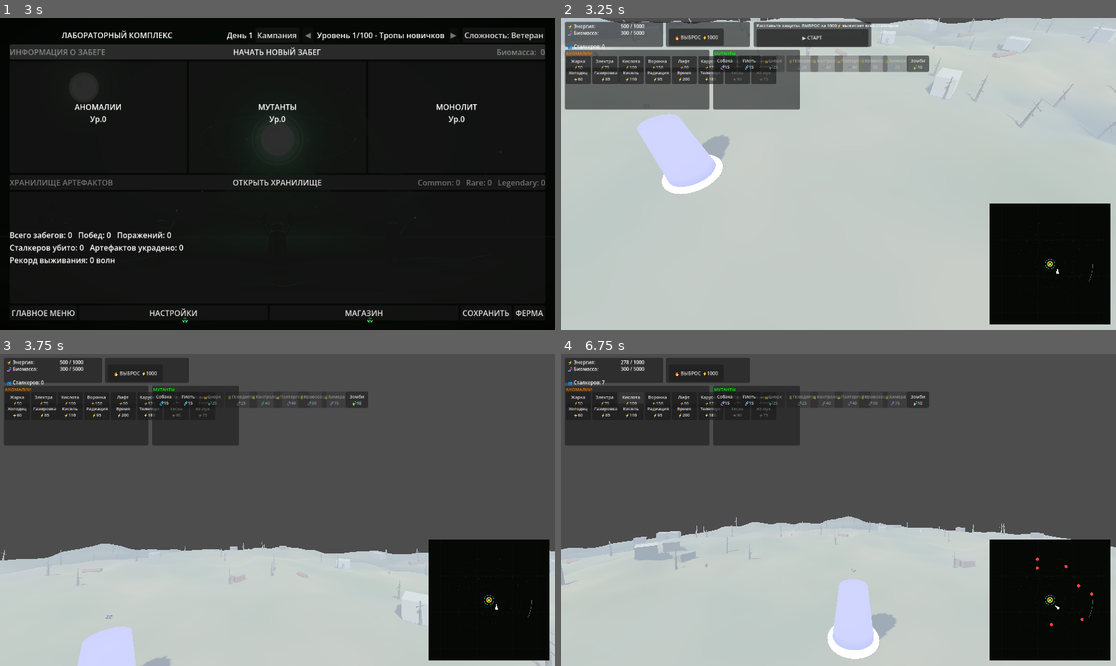
Above: before the commit, frames 1-4 (two rows, left to right).
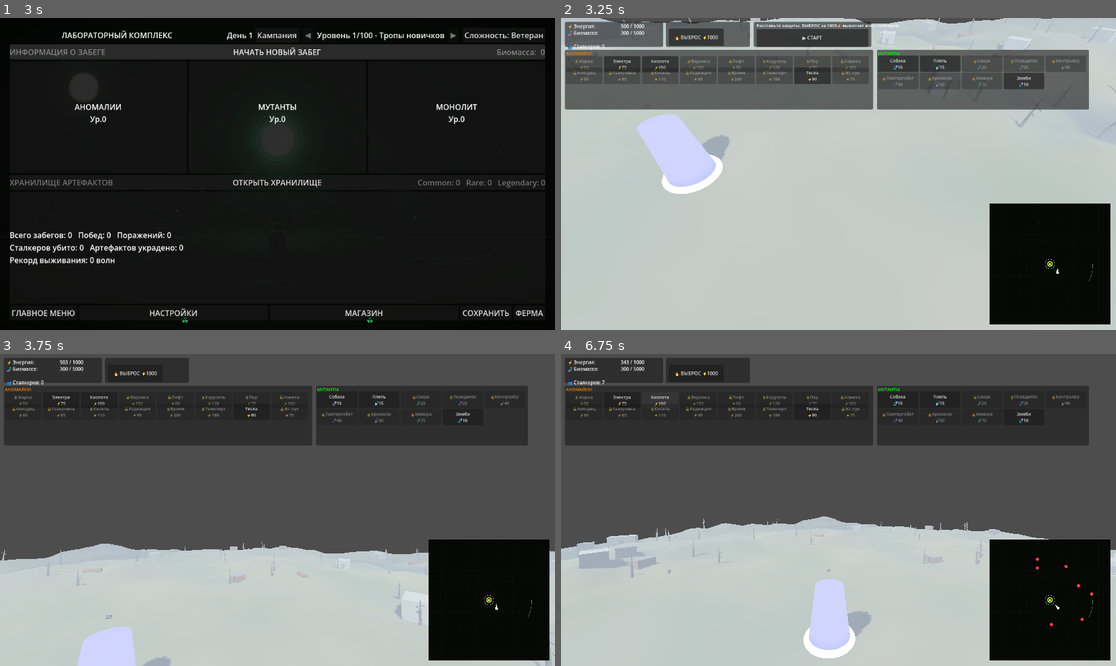
Above: after the commit, the same moments.

Repository: MisStiCc/StalkerRevert
Game: Godot game, scene res://scenes/ui/main_menu.tscn
The game is run twice, just before and just after one commit, with the same random seed, the same clock (stepped at 60 frames per second) and the same inputs.
Inputs (mouse positions are in pixels of both pictures, inside the frame that each line leads up to):
- Up to frame 1 (3 s): click "НОВАЯ ИГРА" at 0.5 s; click "ГЛАВНОЕ МЕНЮ" at 1.25 s; click "НОВАЯ ИГРА" at 2 s; click "НАЧАТЬ НОВЫЙ ЗАБЕГ" at 2.75 s
- Up to frame 2 (3.25 s): no input
- Up to frame 3 (3.75 s): click "▶ СТАРТ" at 3.5 s
- Up to frame 4 (6.75 s): click "🔥 ВЫБРОС ⚡1000" at 4.25 s; click (577, 400) at 5 s, where only the run before the commit has a clickable "Жарка ⚡50"; click "Электра ⚡75" at 5.75 s; click "Кислота ⚡100" at 6.5 s

Frame 1 is identical in both runs. In frame 2, 11% of the frame differs, in the area x 1-96%, y 10-30%; in frame 3, 9.5%; in frame 4, 14%, in the area x 0-100%, y 2-98%.

Commit message:
fix: HUD-панели аномалий/мутантов в 2 ряда без наложений; арты открывают свои аномалии (16 пар, гварды+замки, магазин); реген энергии 1->5/с; гача видима (нота в HUD + награды в итогах); ★ звёзды перенесены на ферму; языковая кнопка без наложения; 8 варнингов устранены

Diff:
--- a/core/game_manager.gd
+++ b/core/game_manager.gd
@@ -43,7 +43,7 @@
 	Signals.game_started.emit()
 
 
-func grant_mutant_reward(mutant_type: String, rarity: String) -> String:
+func grant_mutant_reward(mutant_type: String, _rarity: String) -> String:
 	"""Награда гачи: новый мутант в коллекцию, дубль - КОПИЯ на ферму.
 	Копию можно скормить на звезду этого же типа или как корм другому."""
 	if not current_save_data or not current_save_data.lab_data:
@@ -182,6 +182,10 @@
 		return false
 	lab.biomass -= price
 	lab.pending_artifacts.append(artifact_type)
+	# Купленный арт получен - соответствующая аномалия открывается
+	if not lab.won_artifacts.has(artifact_type):
+		lab.won_artifacts.append(artifact_type)
+		print("КОЛЛЕКЦИЯ: открыт артефакт из магазина - аномалия доступна: " + artifact_type)
 	save_game(0)
 	return true
 
--- a/core/localization.gd
+++ b/core/localization.gd
@@ -112,6 +112,13 @@
 	"hud.emission_active": {"ru": "⚠️ ВЫБРОС! ⚠️", "en": "⚠️ EMISSION! ⚠️"},
 	"hud.break_countdown": {"ru": "⏳ Волна {cur}/{max} через {sec}с", "en": "⏳ Wave {cur}/{max} in {sec}s"},
 	"hud.wave_announce": {"ru": "🌊 ВОЛНА {cur}/{max}", "en": "🌊 WAVE {cur}/{max}"},
+	"hud.anomaly_locked": {"ru": "Аномалия закрыта - нужен артефакт: {artifact}", "en": "Anomaly locked - artifact needed: {artifact}"},
+	"hud.anomaly_locked_tip": {"ru": "Получи артефакт: {artifact}", "en": "Obtain the artifact: {artifact}"},
+	"hud.reward_note": {"ru": "🎁 НАГРАДА: {text}", "en": "🎁 REWARD: {text}"},
+	"reward.gacha_mutant": {"ru": "Мутант: {name}", "en": "Mutant: {name}"},
+	"reward.gacha_artifact": {"ru": "Артефакт: {name}", "en": "Artifact: {name}"},
+	"result.artifacts": {"ru": "Собрано артефактов:", "en": "Artifacts collected:"},
+	"result.gacha_header": {"ru": "НАГРАДЫ ЗАБЕГА:", "en": "RUN REWARDS:"},
 	"hud.event_incoming": {"ru": "⚠ СОБЫТИЕ: {title}", "en": "⚠ EVENT: {title}"},
 	"hud.event_desc": {"ru": "{desc} - враг сильнее, награда щедрее!", "en": "{desc} - tougher enemies, richer rewards!"},
 
--- a/data/gacha_data.gd
+++ b/data/gacha_data.gd
@@ -13,7 +13,33 @@
 # На старте доступны только слабейшие; кампания открывает остальных на 1 звезду.
 # Химера вне таблицы - джекпот гачи с гарантией на уровне 50.
 const DEFAULT_UNLOCKED_MUTANTS := ["zombie", "dog_mutant", "flesh"]
-const DEFAULT_UNLOCKED_ARTIFACTS := ["common_artifact", "battery_artifact", "glowstick_artifact"]
+# Дефолтные арты открывают стартовые аномалии: Электра, Кислота, Тесла
+const DEFAULT_UNLOCKED_ARTIFACTS := ["spark_artifact", "slime_artifact", "battery_artifact"]
+
+# КАЖДЫЙ АРТ СООТВЕТСТВУЕТ СВОЕЙ АНОМАЛИИ: пока арт не получен (гача/веха/
+# магазин), аномалию в бою применить нельзя. Убитая аномалия роняет свой арт.
+const ANOMALY_ARTIFACT_MAP := {
+	"heat_anomaly": "fireball_artifact",
+	"electric_anomaly": "spark_artifact",
+	"acid_anomaly": "slime_artifact",
+	"gravity_vortex": "graviton_artifact",
+	"gravity_lift": "jumper_artifact",
+	"gravity_whirlwind": "hourglass_artifact",
+	"thermal_steam": "gas_bottle_artifact",
+	"thermal_comet": "storm_artifact",
+	"chemical_jelly": "flesh_artifact",
+	"chemical_gas": "void_artifact",
+	"chemical_acid_cloud": "uranium_artifact",
+	"radiation_hotspot": "glowstick_artifact",
+	"time_dilation": "clock_artifact",
+	"teleport": "energy_artifact",
+	"electric_tesla": "battery_artifact",
+	"bio_burning_fluff": "heart_artifact",
+}
+
+
+static func get_artifact_for_anomaly(anomaly_type: String) -> String:
+	return ANOMALY_ARTIFACT_MAP.get(anomaly_type, "")
 
 # Уровень кампании -> что открывается (мутанты по силе, арты по редкости)
 const UNLOCK_TABLE := {
--- a/data/zone_events.gd
+++ b/data/zone_events.gd
@@ -50,7 +50,9 @@
 static func get_event(wave: int) -> Dictionary:
 	if not is_event_wave(wave):
 		return {}
+	@warning_ignore("integer_division")
 	var cycle: int = (wave / EVENT_WAVE_STEP - 1) / EVENTS.size()
+	@warning_ignore("integer_division")
 	var tier: int = (wave / EVENT_WAVE_STEP - 1) % EVENTS.size()
 	var event: Dictionary = EVENTS[tier].duplicate()
 	# Каждый пройденный цикл событий (25 волн) усиливает врага и награду
--- a/managers/resource_manager.gd
+++ b/managers/resource_manager.gd
@@ -22,7 +22,7 @@
         current_biomass = min(current_biomass, max_biomass)
         biomass_changed.emit(current_biomass, max_biomass)
 
-@export var energy_regen_rate: float = 1.0
+@export var energy_regen_rate: float = 5.0
 @export var critical_threshold: float = 0.4
 
 # Текущие значения
--- a/scenes/lab/lab.tscn
+++ b/scenes/lab/lab.tscn
@@ -270,7 +270,7 @@
 offset_left = -200.0
 offset_top = -150.0
 offset_right = 200.0
-offset_bottom = 150.0
+offset_bottom = 195.0
 grow_horizontal = 2
 grow_vertical = 2
 
--- a/scenes/ui/main_menu.tscn
+++ b/scenes/ui/main_menu.tscn
@@ -145,9 +145,9 @@
 anchor_right = 0.5
 anchor_bottom = 0.5
 offset_left = -200.0
-offset_top = -150.0
-offset_right = 200.0
-offset_bottom = 150.0
+offset_top = -172.0
+offset_right = 200.0
+offset_bottom = 195.0
 grow_horizontal = 2
 grow_vertical = 2
 
--- a/ui/hud/hud.gd
+++ b/ui/hud/hud.gd
@@ -58,6 +58,7 @@
 var emission_timer: float = 0.0
 var is_emission_active: bool = false
 var _mutant_buttons: Dictionary = {}
+var _anomaly_buttons: Dictionary = {}
 
 
 func _ready():
@@ -138,10 +139,12 @@
 		chimera_button: ["chimera", "mu.chimera"], zombie_button: ["zombie", "mu.zombie"],
 	}
 	_mutant_buttons = {}
+	_anomaly_buttons = {}
 	for btn in anomalies:
 		var cost: int = int(am.get_anomaly_cost(anomalies[btn][0])) if am else 0
 		btn.text = Loc.t(anomalies[btn][1]) + "
 ⚡" + str(cost)
+		_anomaly_buttons[btn] = anomalies[btn][0]
 	for btn in mutants:
 		var cost: int = int(sm.get_mutant_cost(mutants[btn][0])) if sm else 0
 		btn.text = Loc.t(mutants[btn][1]) + "
@@ -151,8 +154,18 @@
 
 
 func refresh_mutant_unlocks():
-	"""Гейтинг коллекции: неразблокированный мутант в бою не применить"""
+	"""Гейтинг коллекции: без разблокировки мутант/аномалия в бой не применить"""
 	var gm = get_tree().get_first_node_in_group("game_manager")
+	for btn in _anomaly_buttons:
+		var anomaly_type: String = _anomaly_buttons[btn]
+		var artifact_key: String = GachaData.get_artifact_for_anomaly(anomaly_type)
+		var art_unlocked: bool = artifact_key.is_empty() or (gm.is_artifact_unlocked(artifact_key) if gm else true)
+		btn.disabled = not art_unlocked
+		btn.tooltip_text = (Loc.t("hud.anomaly_locked_tip", {"artifact": Loc.type_name(artifact_key)})) if not art_unlocked else ""
+		if not art_unlocked and not btn.text.begins_with("🔒"):
+			btn.text = "🔒" + btn.text
+		if art_unlocked and btn.text.begins_with("🔒"):
+			btn.text = btn.text.trim_prefix("🔒")
 	for btn in _mutant_buttons:
 		var type: String = _mutant_buttons[btn]
 		var unlocked: bool = gm.is_mutant_unlocked(type) if gm else true
@@ -465,3 +478,13 @@
 		return
 	emission_label.text = ""
 	emission_label.modulate = Color.WHITE
+
+
+## Золотая нота награды (гача/вехи/события) в панели выброса
+func show_reward_note(text: String):
+	emission_label.text = Loc.t("hud.reward_note", {"text": text})
+	emission_label.modulate = Color(1.0, 0.85, 0.2)
+	if _note_timer and _note_timer.timeout.is_connected(_on_note_expired):
+		_note_timer.timeout.disconnect(_on_note_expired)
+	_note_timer = get_tree().create_timer(3.0)
+	_note_timer.timeout.connect(_on_note_expired)
--- a/ui/hud/hud.tscn
+++ b/ui/hud/hud.tscn
@@ -89,7 +89,7 @@
 [node name="AnomalyPanel" type="Panel" parent="."]
 offset_left = 8.0
 offset_top = 66.0
-offset_right = 308.0
+offset_right = 648.0
 offset_bottom = 190.0
 color = Color(0.1, 0.1, 0.1, 0.8)
 
@@ -106,63 +106,63 @@
 [node name="FireButton" type="Button" parent="AnomalyPanel"]
 offset_left = 2.0
 offset_top = 13.0
-offset_right = 54.0
+offset_right = 78.0
 offset_bottom = 34.0
 theme_override_font_sizes/font_size = 9
 text = "Жарка"
 
 [node name="ElectricButton" type="Button" parent="AnomalyPanel"]
-offset_left = 57.0
-offset_top = 13.0
-offset_right = 109.0
+offset_left = 81.0
+offset_top = 13.0
+offset_right = 157.0
 offset_bottom = 34.0
 theme_override_font_sizes/font_size = 9
 text = "Электра"
 
 [node name="AcidButton" type="Button" parent="AnomalyPanel"]
-offset_left = 112.0
-offset_top = 13.0
-offset_right = 164.0
+offset_left = 160.0
+offset_top = 13.0
+offset_right = 236.0
 offset_bottom = 34.0
 theme_override_font_sizes/font_size = 9
 text = "Кислота"
 
 [node name="VortexButton" type="Button" parent="AnomalyPanel"]
-offset_left = 167.0
-offset_top = 13.0
-offset_right = 219.0
+offset_left = 239.0
+offset_top = 13.0
+offset_right = 315.0
 offset_bottom = 34.0
 theme_override_font_sizes/font_size = 9
 text = "Воронка"
 
 [node name="LiftButton" type="Button" parent="AnomalyPanel"]
-offset_left = 222.0
-offset_top = 13.0
-offset_right = 274.0
+offset_left = 318.0
+offset_top = 13.0
+offset_right = 394.0
 offset_bottom = 34.0
 theme_override_font_sizes/font_size = 9
 text = "Лифт"
 
 [node name="WhirlwindButton" type="Button" parent="AnomalyPanel"]
-offset_left = 277.0
-offset_top = 13.0
-offset_right = 329.0
+offset_left = 397.0
+offset_top = 13.0
+offset_right = 473.0
 offset_bottom = 34.0
 theme_override_font_sizes/font_size = 9
 text = "Карусель"
 
 [node name="SteamButton" type="Button" parent="AnomalyPanel"]
-offset_left = 332.0
-offset_top = 13.0
-offset_right = 384.0
+offset_left = 476.0
+offset_top = 13.0
+offset_right = 552.0
 offset_bottom = 34.0
 theme_override_font_sizes/font_size = 9
 text = "Пар"
 
 [node name="CometButton" type="Button" parent="AnomalyPanel"]
-offset_left = 387.0
-offset_top = 13.0
-offset_right = 439.0
+offset_left = 555.0
+offset_top = 13.0
+offset_right = 631.0
 offset_bottom = 34.0
 theme_override_font_sizes/font_size = 9
 text = "Комета"
@@ -170,71 +170,71 @@
 [node name="JellyButton" type="Button" parent="AnomalyPanel"]
 offset_left = 2.0
 offset_top = 37.0
-offset_right = 54.0
+offset_right = 78.0
 offset_bottom = 58.0
 theme_override_font_sizes/font_size = 9
 text = "Холодец"
 
 [node name="GasButton" type="Button" parent="AnomalyPanel"]
-offset_left = 57.0
-offset_top = 37.0
-offset_right = 109.0
+offset_left = 81.0
+offset_top = 37.0
+offset_right = 157.0
 offset_bottom = 58.0
 theme_override_font_sizes/font_size = 9
 text = "Газировка"
 
 [node name="AcidCloudButton" type="Button" parent="AnomalyPanel"]
-offset_left = 112.0
-offset_top = 37.0
-offset_right = 164.0
+offset_left = 160.0
+offset_top = 37.0
+offset_right = 236.0
 offset_bottom = 58.0
 theme_override_font_sizes/font_size = 9
 text = "Кисель"
 
 [node name="RadiationButton" type="Button" parent="AnomalyPanel"]
-offset_left = 167.0
-offset_top = 37.0
-offset_right = 219.0
+offset_left = 239.0
+offset_top = 37.0
+offset_right = 315.0
 offset_bottom = 58.0
 theme_override_font_sizes/font_size = 9
 text = "Радиация"
 
 [node name="TimeButton" type="Button" parent="AnomalyPanel"]
-offset_left = 222.0
-offset_top = 37.0
-offset_right = 274.0
+offset_left = 318.0
+offset_top = 37.0
+offset_right = 394.0
 offset_bottom = 58.0
 theme_override_font_sizes/font_size = 9
 text = "Время"
 
 [node name="TeleportButton" type="Button" parent="AnomalyPanel"]
-offset_left = 277.0
-offset_top = 37.0
-offset_right = 329.0
+offset_left = 397.0
+offset_top = 37.0
+offset_right = 473.0
 offset_bottom = 58.0
 theme_override_font_sizes/font_size = 9
 text = "Телепорт"
 
 [node name="TeslaButton" type="Button" parent="AnomalyPanel"]
-offset_left = 332.0
-offset_top = 37.0
-offset_right = 384.0
+offset_left = 476.0
+offset_top = 37.0
+offset_right = 552.0
 offset_bottom = 58.0
 theme_override_font_sizes/font_size = 9
 text = "Тесла"
 
 [node name="FluffButton" type="Button" parent="AnomalyPanel"]
-offset_left = 387.0
-offset_top = 37.0
-offset_right = 439.0
+offset_left = 555.0
+offset_top = 37.0
+offset_right = 631.0
 offset_bottom = 58.0
 theme_override_font_sizes/font_size = 9
 text = "Жг.пух"
 
 [node name="MutantPanel" type="Panel" parent="."]
-offset_left = 316.0
+offset_left = 656.0
 offset_top = 66.0
-offset_right = 496.0
+offset_right = 1096.0
 offset_bottom = 190.0
 color = Color(0.1, 0.1, 0.1, 0.8)
 
@@ -251,72 +251,72 @@
 [node name="DogButton" type="Button" parent="MutantPanel"]
 offset_left = 2.0
 offset_top = 12.0
-offset_right = 48.0
+offset_right = 86.0
 offset_bottom = 44.0
 theme_override_font_sizes/font_size = 9
 text = "Собака"
 
 [node name="FleshButton" type="Button" parent="MutantPanel"]
-offset_left = 52.0
-offset_top = 12.0
-offset_right = 98.0
+offset_left = 89.0
+offset_top = 12.0
+offset_right = 173.0
 offset_bottom = 44.0
 theme_override_font_sizes/font_size = 9
 text = "Плоть"
 
 [node name="SnorkButton" type="Button" parent="MutantPanel"]
-offset_left = 102.0
-offset_top = 12.0
-offset_right = 148.0
+offset_left = 176.0
+offset_top = 12.0
+offset_right = 260.0
 offset_bottom = 44.0
 theme_override_font_sizes/font_size = 9
 text = "Снорк"
 
 [node name="PseudodogButton" type="Button" parent="MutantPanel"]
-offset_left = 152.0
-offset_top = 12.0
-offset_right = 198.0
+offset_left = 263.0
+offset_top = 12.0
+offset_right = 347.0
 offset_bottom = 44.0
 theme_override_font_sizes/font_size = 9
 text = "Псевдо"
 
 [node name="ControllerButton" type="Button" parent="MutantPanel"]
-offset_left = 202.0
-offset_top = 12.0
-offset_right = 248.0
+offset_left = 350.0
+offset_top = 12.0
+offset_right = 434.0
 offset_bottom = 44.0
 theme_override_font_sizes/font_size = 9
 text = "Контрол"
 
 [node name="PoltergeistButton" type="Button" parent="MutantPanel"]
-offset_left = 252.0
-offset_top = 12.0
-offset_right = 298.0
-offset_bottom = 44.0
+offset_left = 2.0
+offset_top = 48.0
+offset_right = 86.0
+offset_bottom = 80.0
 theme_override_font_sizes/font_size = 9
 text = "Полтер"
 
 [node name="BloodsuckerButton" type="Button" parent="MutantPanel"]
-offset_left = 302.0
-offset_top = 12.0
-offset_right = 348.0
-offset_bottom = 44.0
+offset_left = 89.0
+offset_top = 48.0
+offset_right = 173.0
+offset_bottom = 80.0
 theme_override_font_sizes/font_size = 9
 text = "Кровосос"
 
 [node name="ChimeraButton" type="Button" parent="MutantPanel"]
-offset_left = 352.0
-offset_top = 12.0
-offset_right = 398.0
-offset_bottom = 44.0
+offset_left = 176.0
+offset_top = 48.0
+offset_right = 260.0
+offset_bottom = 80.0
 theme_override_font_sizes/font_size = 9
 text = "Химера"
 
 [node name="ZombieButton" type="Button" parent="MutantPanel"]
-offset_left = 402.0
-offset_top = 12.0
-offset_right = 448.0
-offset_bottom = 44.0
+offset_left = 263.0
+offset_top = 48.0
+offset_right = 347.0
+offset_bottom = 80.0
 theme_override_font_sizes/font_size = 9
 text = "Зомби"
 
--- a/ui/lab/lab_controller.gd
+++ b/ui/lab/lab_controller.gd
@@ -557,17 +557,6 @@
 
 func _build_star_ui():
 	"""Кнопка ★ в магазине + панель прокачки звёзд (строится кодом)"""
-	var shop_inner: Panel = shop_panel.get_node_or_null("Panel")
-	if shop_inner:
-		var open_btn := Button.new()
-		open_btn.name = "StarOpenButton"
-		open_btn.text = Loc.t("shop.stars")
-		open_btn.position = Vector2(390, 8)
-		open_btn.size = Vector2(150, 30)
-		open_btn.pressed.connect(_on_stars_pressed)
-		open_btn.mouse_entered.connect(_play_hover_sound)
-		shop_inner.add_child(open_btn)
-
 	star_panel = Control.new()
 	star_panel.name = "StarPanel"
 	star_panel.set_anchors_preset(Control.PRESET_FULL_RECT)
@@ -593,14 +582,12 @@
 
 	var title := Label.new()
 	title.text = Loc.t("stars.title")
-	title.set_anchors_preset(Control.PRESET_TOP_WIDE)
 	title.position = Vector2(0, 10)
 	title.size = Vector2(560, 25)
 	title.horizontal_alignment = HORIZONTAL_ALIGNMENT_CENTER
 	panel.add_child(title)
 
 	star_biomass_label = Label.new()
-	star_biomass_label.set_anchors_preset(Control.PRESET_TOP_WIDE)
 	star_biomass_label.position = Vector2(0, 36)
 	star_biomass_label.size = Vector2(560, 20)
 	star_biomass_label.horizontal_alignment = HORIZONTAL_ALIGNMENT_CENTER
@@ -628,6 +615,7 @@
 func _on_stars_pressed():
 	_play_click_sound()
 	shop_panel.visible = false
+	farm_panel.visible = false
 	star_panel.visible = true
 	_rebuild_star_panel()
 
@@ -874,8 +862,15 @@
 	panel.offset_bottom = 210.0
 	farm_panel.add_child(panel)
 
+	var star_btn := Button.new()
+	star_btn.text = Loc.t("shop.stars")
+	star_btn.position = Vector2(390, 8)
+	star_btn.size = Vector2(150, 30)
+	star_btn.pressed.connect(_on_stars_pressed)
+	star_btn.mouse_entered.connect(_play_hover_sound)
+	panel.add_child(star_btn)
+
 	farm_title_label = Label.new()
-	farm_title_label.set_anchors_preset(Control.PRESET_TOP_WIDE)
 	farm_title_label.position = Vector2(0, 10)
 	farm_title_label.size = Vector2(560, 25)
 	farm_title_label.horizontal_alignment = HORIZONTAL_ALIGNMENT_CENTER
@@ -1025,8 +1020,8 @@
 		return
 	_lang_button = Button.new()
 	_lang_button.text = Loc.t("menu.language")
-	_lang_button.position = Vector2(30, 240)
-	_lang_button.size = Vector2(340, 36)
+	_lang_button.position = Vector2(30, 262)
+	_lang_button.size = Vector2(340, 34)
 	_lang_button.pressed.connect(_on_language_pressed)
 	_lang_button.mouse_entered.connect(_play_hover_sound)
 	panel.add_child(_lang_button)
--- a/ui/panels/result_panel.gd
+++ b/ui/panels/result_panel.gd
@@ -58,10 +58,15 @@
                 "rare": rare += 1
                 "legendary": legendary += 1
 
-        artifacts_label.text = "Собрано артефактов:\nCommon: %d   Rare: %d   Legendary: %d" % [common, rare, legendary]
+        artifacts_label.text = Loc.t("result.artifacts") + "\nCommon: %d   Rare: %d   Legendary: %d" % [common, rare, legendary]
         artifacts_label.visible = true
     else:
         artifacts_label.visible = false
+
+    var gacha: Array = result.get("gacha_rewards", [])
+    if not gacha.is_empty():
+        artifacts_label.text += "\n" + Loc.t("result.gacha_header") + "\n" + "\n".join(gacha)
+        artifacts_label.visible = true
 
     open()
 
--- a/utils/helpers.gd
+++ b/utils/helpers.gd
@@ -121,12 +121,12 @@
     return children
 
 
-static func find_node_by_name(node: Node, name: String) -> Node:
-    if node.name == name:
+static func find_node_by_name(node: Node, node_name: String) -> Node:
+    if node.name == node_name:
         return node
 
     for child in node.get_children():
-        var result = find_node_by_name(child, name)
+        var result = find_node_by_name(child, node_name)
         if result:
             return result
 
--- a/zones/zone_controller.gd
+++ b/zones/zone_controller.gd
@@ -53,6 +53,8 @@
 var is_run_finished: bool = false
 # Купленные в магазине артефакты: спавн у монолита на старте забега
 var _shop_artifacts_pending: Array[String] = []
+# Награды гачи/вех/событий за забег (для панели итогов)
+var _gacha_rewards_log: Array[String] = []
 # Фаза подготовки: сталкеры не спавнятся, пока игрок не нажмёт СТАРТ
 var is_prep_phase: bool = true
 
@@ -198,7 +200,7 @@
 	# AnomalyManager
 	anomaly_manager = AnomalyManager.new()
 	anomaly_manager.anomaly_scenes = anomaly_scenes
-	anomaly_manager.anomaly_artifact_map = anomaly_artifact_map
+	anomaly_manager.anomaly_artifact_map = anomaly_artifact_map if not anomaly_artifact_map.is_empty() else GachaData.ANOMALY_ARTIFACT_MAP
 	anomaly_manager.artifact_values = artifact_values
 	anomaly_manager.difficulty_to_rarity = difficulty_to_rarity
 	add_child(anomaly_manager)
@@ -348,6 +350,7 @@
 			print("Магазин: артефакт ", a, " размещён у монолита")
 	_shop_artifacts_pending.clear()
 
+	_gacha_rewards_log.clear()
 	# Фаза подготовки: спавн сталкеров начнётся по кнопке СТАРТ в HUD
 	var run_label: String = "Забег #" + str(run_number)
 	if run_params.has("campaign_params"):
@@ -404,6 +407,13 @@
 # ==================== ОБРАБОТЧИКИ HUD ====================
 
 func _on_hud_anomaly_requested(anomaly_type: String):
+	# Закрытая аномалия: гвард в create_anomaly, здесь подсказка игроку
+	var artifact_key: String = GachaData.get_artifact_for_anomaly(anomaly_type)
+	var gm_hint = get_tree().get_first_node_in_group("game_manager")
+	if gm_hint and not artifact_key.is_empty() and not gm_hint.is_artifact_unlocked(artifact_key):
+		var hud_locked = get_tree().get_first_node_in_group("hud")
+		if hud_locked and hud_locked.has_method("show_reward_note"):
+			hud_locked.show_reward_note(Loc.t("hud.anomaly_locked", {"artifact": Loc.type_name(artifact_key)}))
 	print("Запрос аномалии: " + anomaly_type)
 	var pos = _get_spawn_position_from_camera()
 	var anomaly = create_anomaly(anomaly_type, pos, 1)
@@ -610,6 +620,11 @@
 	var monolith = get_tree().get_first_node_in_group("monolith")
 	var drop_pos: Vector3 = monolith.global_position + Vector3(6.0, 0.0, 6.0) if monolith else Vector3(6.0, 0.0, 6.0)
 	print("=== НАГРАДА (", source_label, "): артефакт ", artifact_type, " (", rarity, ", ", stars, "★) +", bonus[0], " энергии, +", bonus[1], " биомассы ===")
+	_gacha_rewards_log.append(Loc.t("reward.gacha_artifact", {"name": Loc.type_name(artifact_type)}))
+	# Новый арт открывает свою аномалию - обновляем замки HUD
+	var hud_unlock = get_tree().get_first_node_in_group("hud")
+	if hud_unlock and hud_unlock.has_method("refresh_mutant_unlocks"):
+		hud_unlock.refresh_mutant_unlocks()
 	var reward_value: float = 10.0 if rarity == "common" else (30.0 if rarity == "rare" else 80.0)
 	anomaly_manager.create_artifact(artifact_type, drop_pos, rarity, reward_value * star_mult)
 
@@ -632,10 +647,16 @@
 			spawn_manager.set_mutant_stars(gm.get_lab_data().mutant_stars)
 	spawn_manager.queue_reward_mutant(mutant_roll["type"])
 	print("=== ГАЧА МУТАНТОВ (ур. ", level, "): ", mutant_roll["type"], " [", mutant_roll["rarity"], "] ", unlocked_msg, " ===")
+	_gacha_rewards_log.append(Loc.t("reward.gacha_mutant", {"name": Loc.type_name(mutant_roll["type"])}))
 
 	_grant_artifact_reward(artifact_roll["type"], "гача ур. " + str(level))
 	if gm:
 		gm.grant_artifact_reward(artifact_roll["type"])
+	# Видимая награда: нота в HUD
+	var hud_reward = get_tree().get_first_node_in_group("hud")
+	if hud_reward and hud_reward.has_method("show_reward_note"):
+		hud_reward.show_reward_note(Loc.t("hud.reward_note", {
+			"text": Loc.type_name(mutant_roll["type"]) + " + " + Loc.type_name(artifact_roll["type"])}))
 
 
 func _on_stalker_died(stalker: Node, biomass_returned: float):
@@ -748,6 +769,13 @@
 # Аномалии
 func create_anomaly(type: String, position: Vector3, difficulty: int = 1) -> Node:
 	if not anomaly_manager:
+		return null
+
+	# Гейтинг: каждый арт открывает свою аномалию, пока арта нет - в бой нельзя
+	var artifact_key: String = GachaData.get_artifact_for_anomaly(type)
+	var gm_guard = get_tree().get_first_node_in_group("game_manager")
+	if gm_guard and not artifact_key.is_empty() and not gm_guard.is_artifact_unlocked(artifact_key):
+		print("Зона: аномалия закрыта - нужен её артефакт (", artifact_key, ")")
 		return null
 
 	var cost = anomaly_manager.get_anomaly_cost(type)
@@ -902,6 +930,7 @@
 		"waves_survived": waves_survived,
 		"reward": reward,
 		"statistics": stats,
+		"gacha_rewards": _gacha_rewards_log.duplicate(),
 		"artifacts_collected": _collect_artifacts()
 	}
 
